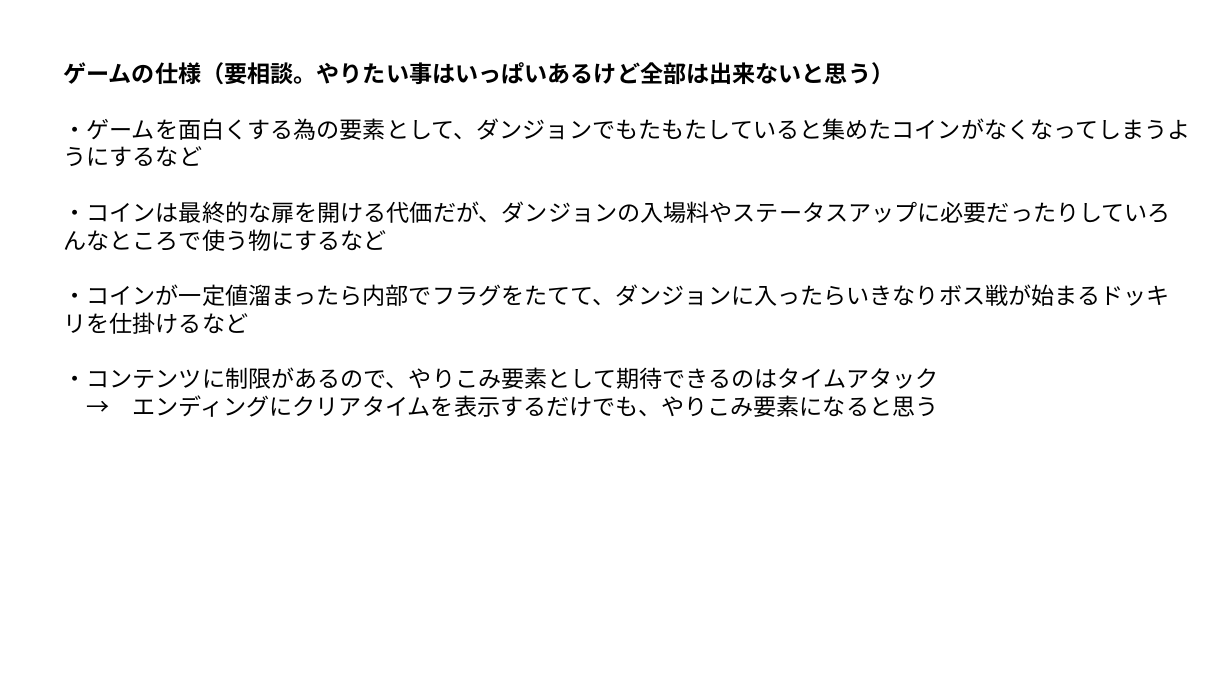
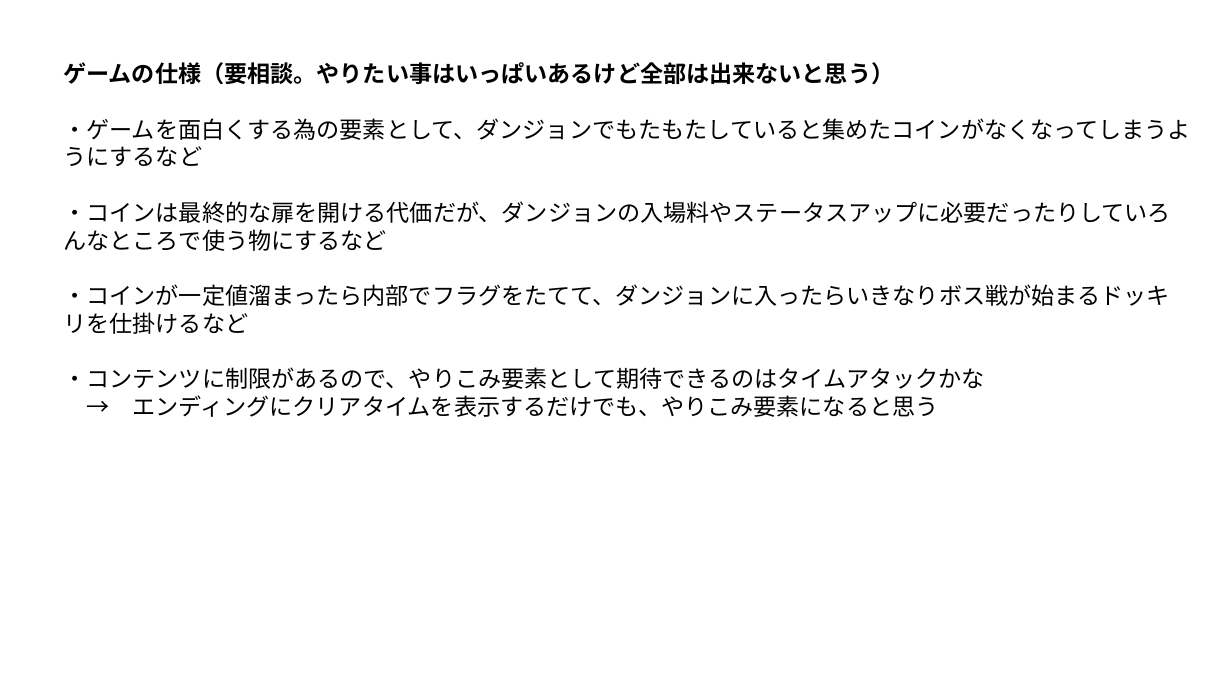
Before and after one commit to Wonchul-Jung88/Indie_Game_Challenge, a slide deck: slide 4 of Indie Game Challenge/Assets/Document/開発資料.pptx. Drawn at 1232x693 pixels with LibreOffice and Linux fonts; fonts in the diff are those of the drawing. Boxes give left, top, right and bottom in pixels: in the first picture for what was removed or moved away, otherwise in the second. Text is boxed around its words. In the diff, an @@ line names an element or a change of style, - is before the commit and + after.

```diff
--- a/Indie Game Challenge/Assets/Document/開発資料.pptx
+++ b/Indie Game Challenge/Assets/Document/開発資料.pptx
@@ text at [63, 367, 984, 389]: text changed @@
-・コンテンツに制限があるので、やりこみ要素として期待できるのはタイムアタック
+・コンテンツに制限があるので、やりこみ要素として期待できるのはタイムアタックかな
```
Also in this commit, not shown: 1 other slide changed, 1 other file.
